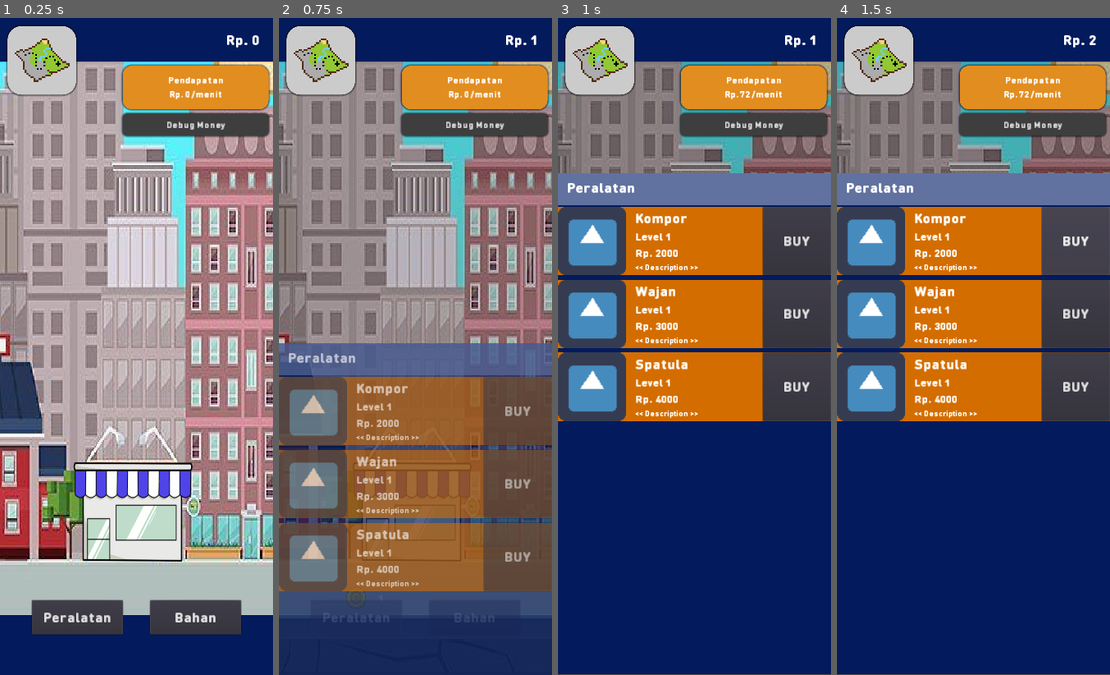
Above: before the commit, frames 1-4 (left to right).
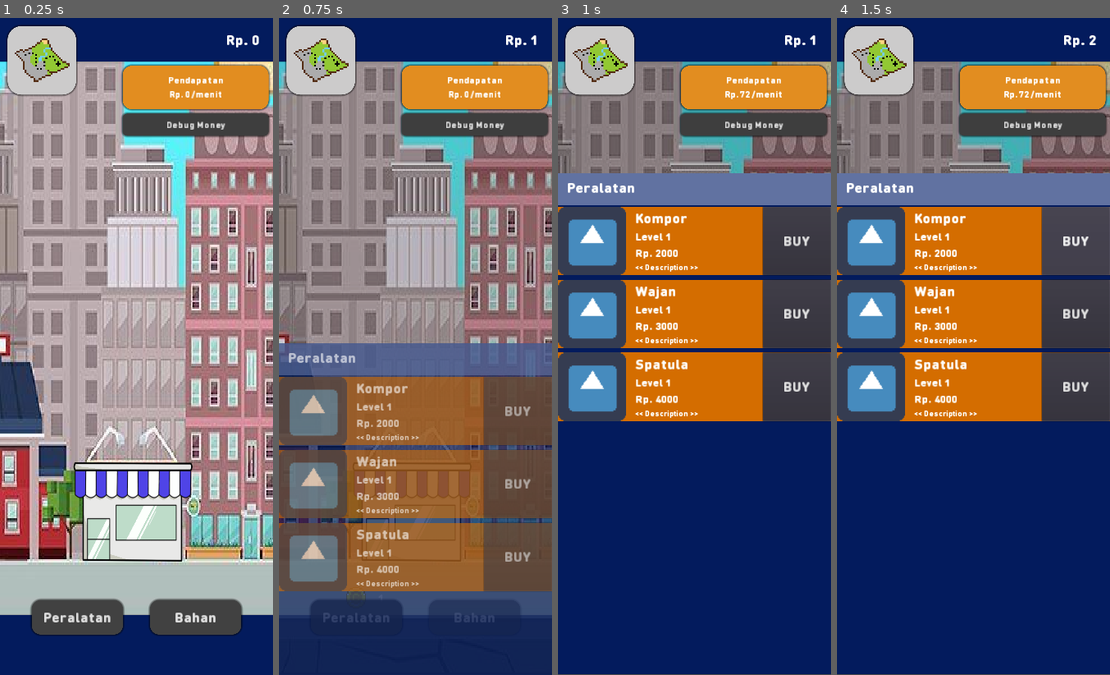
Above: after the commit, the same moments.

Repository: Zakcrust/idlegame-project
Game: Godot game, scene res://Src/View/TestView.tscn
Two runs of this game, one before a commit and one after it. Both use one fixed random seed, a clock stepped at 60 frames per second and the inputs below. The engine's default icon, where the game draws it, is replaced by a stand-in: a white triangle on a blue panel in a dark square.
Inputs:
- Up to frame 1 (0.25 s): no input
- Up to frame 2 (0.75 s): click "Peralatan" at 0.5 s
- Up to frame 3 (1 s): no input
- Up to frame 4 (1.5 s): click "BUY" at 1.25 s

The runs differ from the first frame. In frame 1, 0.4% of the frame differs, in the area x 0-100%, y 88-94%; in frame 2, less than 0.1%; in frame 3, nothing differs; in frame 4, nothing differs.

Commit message:
Update drawer button

Diff:
--- a/Src/View/UpgradeDrawer.tscn
+++ b/Src/View/UpgradeDrawer.tscn
@@ -1,8 +1,28 @@
-[gd_scene load_steps=8 format=2]
+[gd_scene load_steps=11 format=2]
 
 [ext_resource path="res://Assets/Font/DINRoundPro-Black.ttf" type="DynamicFontData" id=1]
 [ext_resource path="res://Src/View/ScrollScript.gd" type="Script" id=2]
 [ext_resource path="res://Src/View/UpgradeDrawer.gd" type="Script" id=4]
+
+[sub_resource type="StyleBoxFlat" id=5]
+bg_color = Color( 0.0156863, 0.109804, 0.368627, 1 )
+shadow_size = 2
+
+[sub_resource type="StyleBoxFlat" id=6]
+bg_color = Color( 0.258824, 0.258824, 0.258824, 1 )
+corner_radius_top_left = 20
+corner_radius_top_right = 20
+corner_radius_bottom_right = 20
+corner_radius_bottom_left = 20
+shadow_size = 5
+
+[sub_resource type="StyleBoxFlat" id=7]
+bg_color = Color( 0.258824, 0.258824, 0.258824, 1 )
+corner_radius_top_left = 20
+corner_radius_top_right = 20
+corner_radius_bottom_right = 20
+corner_radius_bottom_left = 20
+shadow_size = 10
 
 [sub_resource type="DynamicFont" id=1]
 size = 32
@@ -155,12 +175,12 @@
 "_edit_use_anchors_": false
 }
 
-[node name="ButtonContainer" type="ColorRect" parent="."]
+[node name="ButtonContainer" type="Panel" parent="."]
 margin_top = 1310.0
 margin_right = 600.0
 margin_bottom = 1444.0
 mouse_filter = 1
-color = Color( 0.0156863, 0.109804, 0.368627, 1 )
+custom_styles/panel = SubResource( 5 )
 __meta__ = {
 "_edit_use_anchors_": false,
 "_editor_description_": ""
@@ -182,6 +202,10 @@
 margin_right = 270.0
 margin_bottom = 75.0
 rect_min_size = Vector2( 200, 75 )
+custom_styles/hover = SubResource( 6 )
+custom_styles/pressed = SubResource( 7 )
+custom_styles/focus = SubResource( 6 )
+custom_styles/normal = SubResource( 6 )
 custom_fonts/font = SubResource( 1 )
 text = "Peralatan"
 __meta__ = {
@@ -193,6 +217,10 @@
 margin_right = 530.0
 margin_bottom = 75.0
 rect_min_size = Vector2( 200, 75 )
+custom_styles/hover = SubResource( 6 )
+custom_styles/pressed = SubResource( 7 )
+custom_styles/focus = SubResource( 6 )
+custom_styles/normal = SubResource( 6 )
 custom_fonts/font = SubResource( 2 )
 text = "Bahan"
 __meta__ = {
